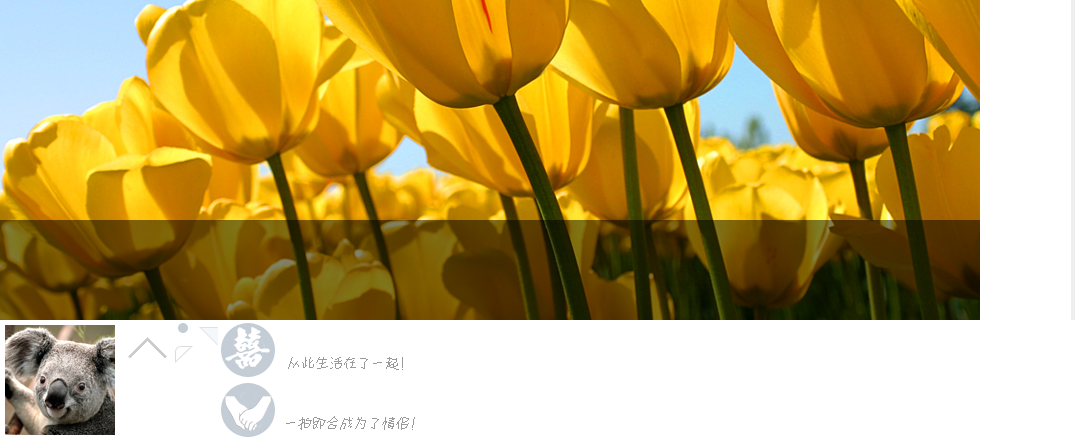
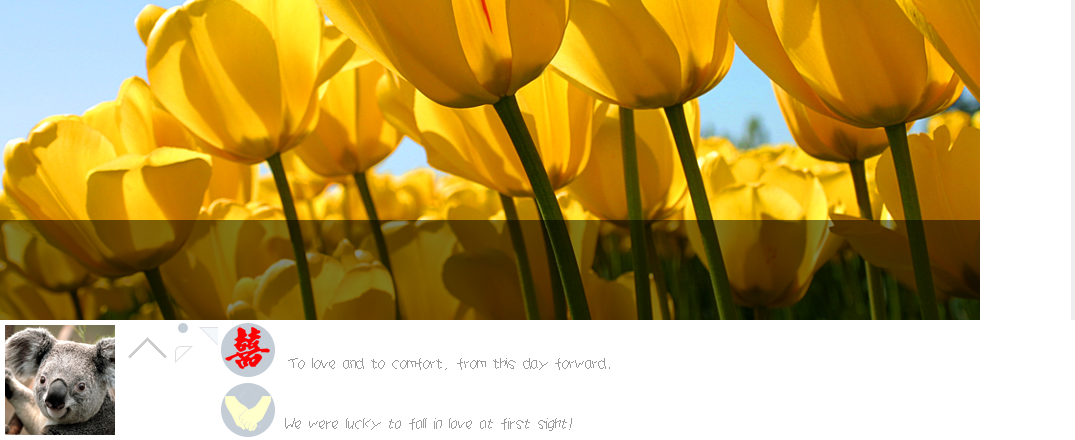
Before/after of a 1075 x 440 layered artwork. What changed in the layer stack:
renamed "一拍即合成为了情侣！" to "We were lucky to fall in love at first sight!", painted on it over <box>285,416,572,431</box>
renamed "从此生活在了一起！" to "To love and to comfort, from this day forward.", painted on it over <box>288,357,610,370</box>
